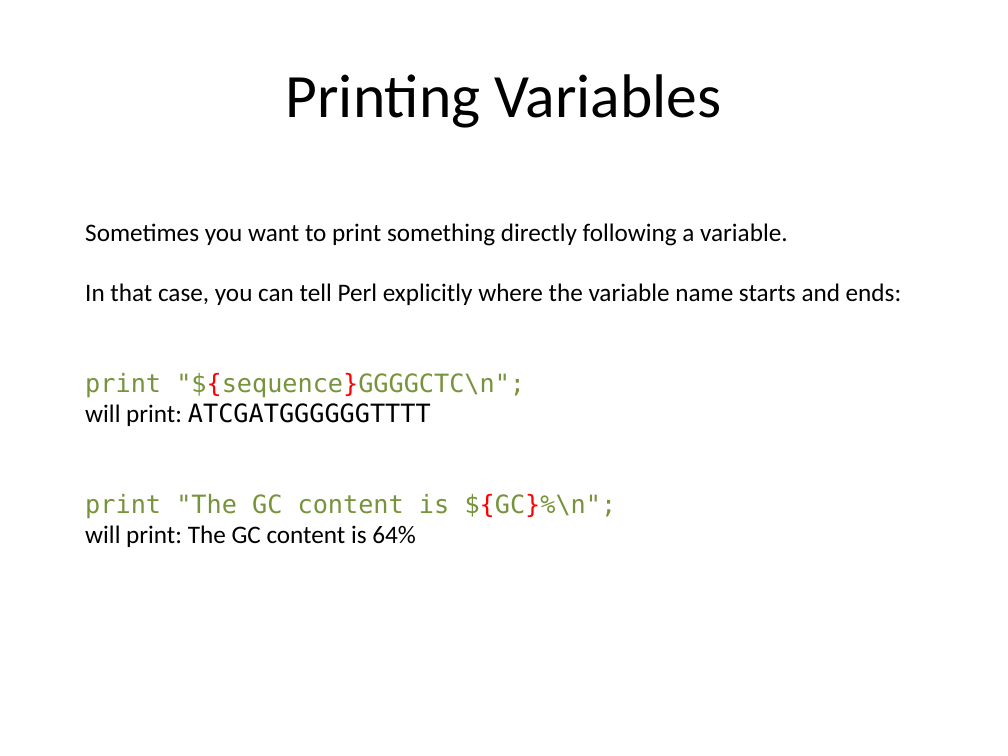
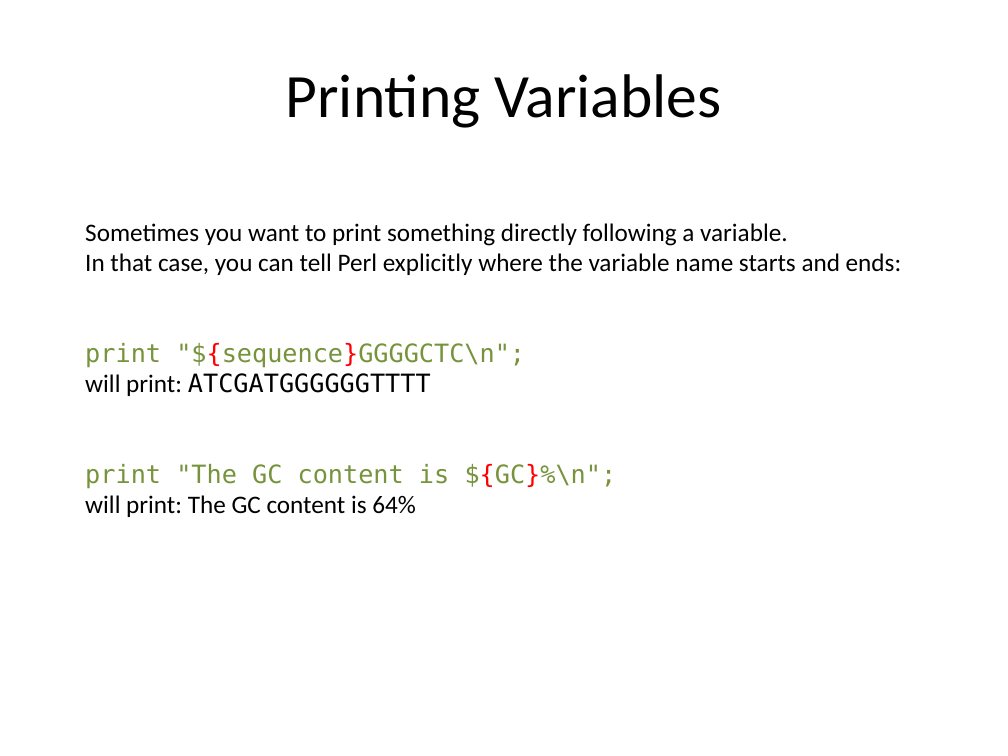
Before and after one commit to kbseah/perlcourse2017, a slide deck: slide 63 of Day1-1_JWI/Day1_intro_scalars_regex.pptx (slide 59 before the commit). Drawn at 1008x756 pixels with LibreOffice and Linux fonts; fonts in the diff are those of the drawing. Boxes give left, top, right and bottom in pixels: in the first picture for what was removed or moved away, otherwise in the second. Text is boxed around its words. In the diff, an @@ line names an element or a change of style, - is before the commit and + after.

```diff
--- a/Day1-1_JWI/Day1_intro_scalars_regex.pptx
+++ b/Day1-1_JWI/Day1_intro_scalars_regex.pptx
@@ text "Sometimes you want to print ..." rewrapped from (85, 223, 902, 547) to (85, 223, 902, 517) @@
```
Also in this commit, not shown: 15 other slides changed, 4 slides added, 3 other files.
